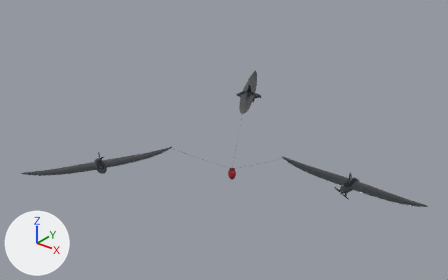
One commit to the glTF model digital-twin-viewer/public/models/x721-three-wing-concept.glb: the scene before it, then after it.
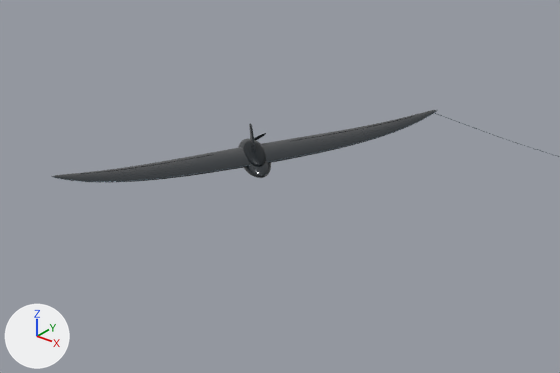
The first picture shows the older version from a camera (50 mm lens) standing at (5.31, -6.85, 4.38) and looking at (0.07, -0.3, 0.32). The close-ups show the older and then the newer version on the part from 0% to 49% of the width and 37% to 90% of the height of that picture. Only the edits that show in the close-ups are written down. The axes (+X, +Y, +Z) are drawn at lower left. The lights are the same throughout. Where no turn or scale is listed for an object, it has been applied to the vertices. Vertices at exactly the same position are counted once.

Objects in the first close-up: 'wing_3_central_fairing', 'wing_3_dorsal_fin', 'wing_3_shell', 'wing_3_upper_fairing' and 2 more.
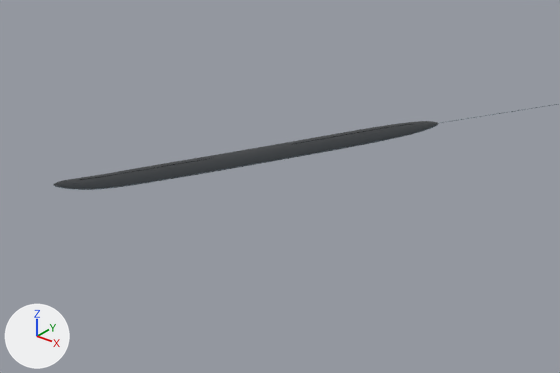
The change, as a diff of the scene's bpy script:
```diff
--- a/digital-twin-viewer/public/models/x721-three-wing-concept.glb.py
+++ b/digital-twin-viewer/public/models/x721-three-wing-concept.glb.py
@@ me_mesh_0 @@
 # used by ob_wing_3_shell; parent = ob_wing_3; location = (0.0, 0.0, 0.0)
-me_mesh_0.from_pydata(...)  # 3890 vertices, 7776 faces; spans x -1.1..1.1, y -0.13..0.11, z -0.01..0.08
+me_mesh_0.from_pydata(...)  # 3890 vertices, 7776 faces; spans x -1.1..1.1, y -0.11..0.09, z -0.01..0.04
+# me_mesh_0 part 1: 3675 of 3890 vertices moved; they spanned x -1.1..1.1, y -0.13..0.11, z -0.01..0.08 and now span x -1.1..1.1, y -0.11..0.09, z -0.01..0.04; mean shift (0.0, 0.01, -0.02); largest move (-1.1, -0.04, 0.08) -> (-1.1, -0.02, 0.0)
 me_mesh_0.materials.append(mat_graphite_shell)
@@ ob_wing_3_central_fairing @@
-ob_wing_3_central_fairing = bpy.data.objects.new('wing_3_central_fairing', me_mesh_4)
-ob_wing_3_central_fairing.parent = ob_wing_3
-ob_wing_3_central_fairing.location = (0.0, -0.022, -0.018)
-ob_wing_3_central_fairing.scale = (0.084, 0.232, 0.051)
@@ ob_wing_3_upper_fairing @@
-ob_wing_3_upper_fairing = bpy.data.objects.new('wing_3_upper_fairing', me_mesh_5)
-ob_wing_3_upper_fairing.parent = ob_wing_3
-ob_wing_3_upper_fairing.location = (0.0, -0.001, 0.021)
-ob_wing_3_upper_fairing.scale = (0.059, 0.154, 0.033)
@@ ob_wing_3_dorsal_fin @@
-ob_wing_3_dorsal_fin = bpy.data.objects.new('wing_3_dorsal_fin', me_mesh_6)
-ob_wing_3_dorsal_fin.parent = ob_wing_3
-ob_wing_3_dorsal_fin.location = (0.0, 0.0, 0.0)
```

What differs and where, as boxes (x1, y1, x2, y2) in the close-ups (560 x 373 px):
'wing_3_shell', reshaped
    before: (52, 110, 437, 182)
    after: (53, 121, 439, 190)
'wing_3_upper_fairing', deleted
    before: (243, 141, 266, 166)
'wing_3_central_fairing', deleted
    before: (238, 139, 271, 178)
'wing_3_dorsal_fin', deleted
    before: (249, 123, 256, 151)
